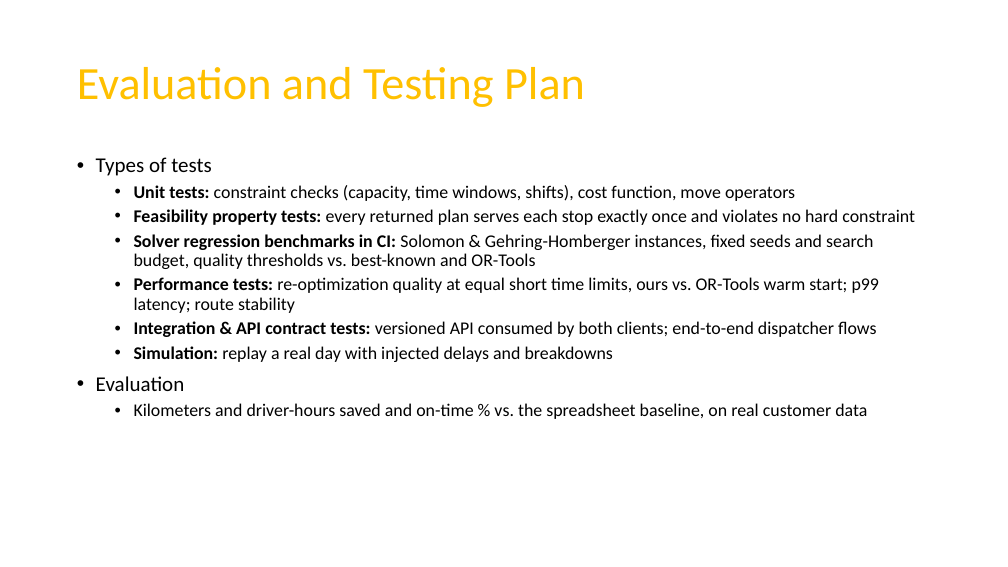
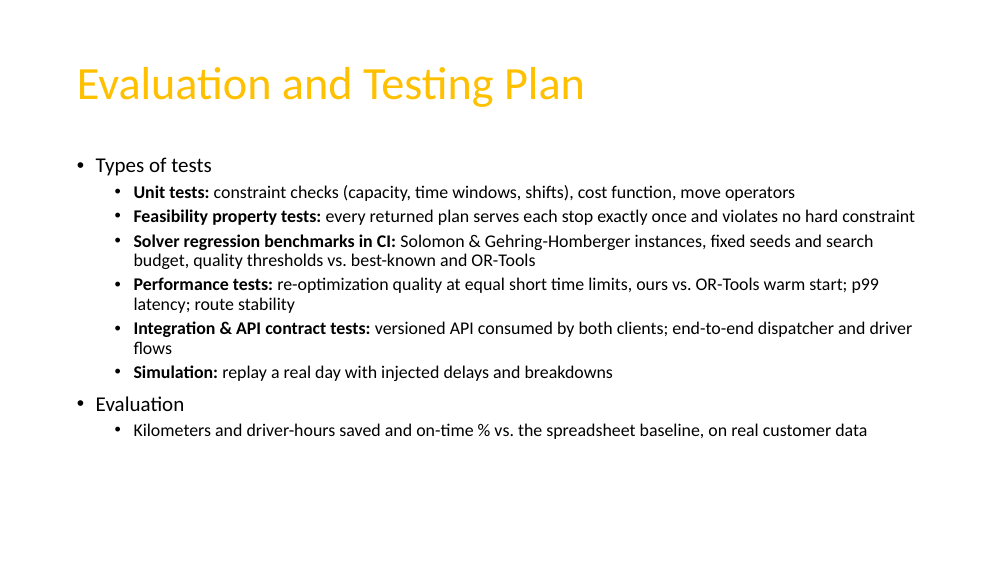
Before and after one commit to NaimElijah/DispatchFlow, a slide deck: slide 11 of docs/presentation/DispatchFlow_Presentation.pptx. Drawn at 1008x567 pixels with LibreOffice and Linux fonts; fonts in the diff are those of the drawing. Boxes give left, top, right and bottom in pixels: in the first picture for what was removed or moved away, otherwise in the second. Text is boxed around its words. In the diff, an @@ line names an element or a change of style, - is before the commit and + after.

```diff
--- a/docs/presentation/DispatchFlow_Presentation.pptx
+++ b/docs/presentation/DispatchFlow_Presentation.pptx
@@ text at [134, 321, 913, 354]: text changed @@
-  • Integration & API contract tests: versioned API consumed by both clients; end-to-end dispatcher flows
+  • Integration & API contract tests: versioned API consumed by both clients; end-to-end dispatcher and driver flows
```
Also in this commit, not shown: 1 other slide changed, 3 other files.
